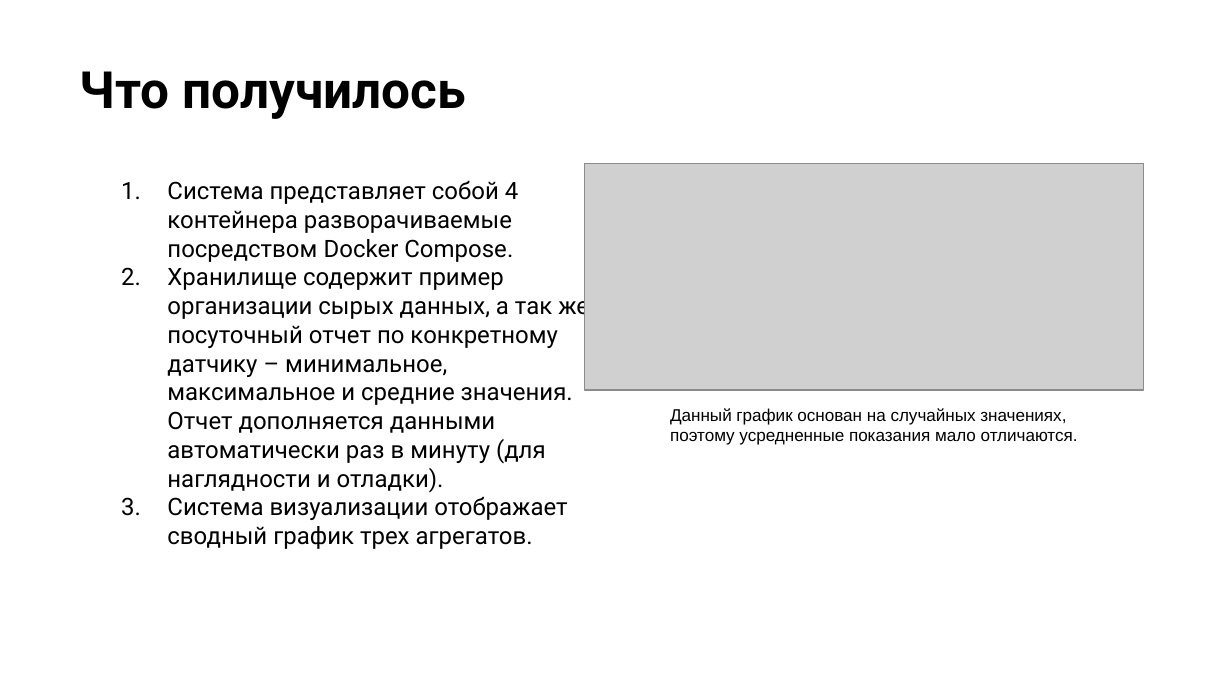
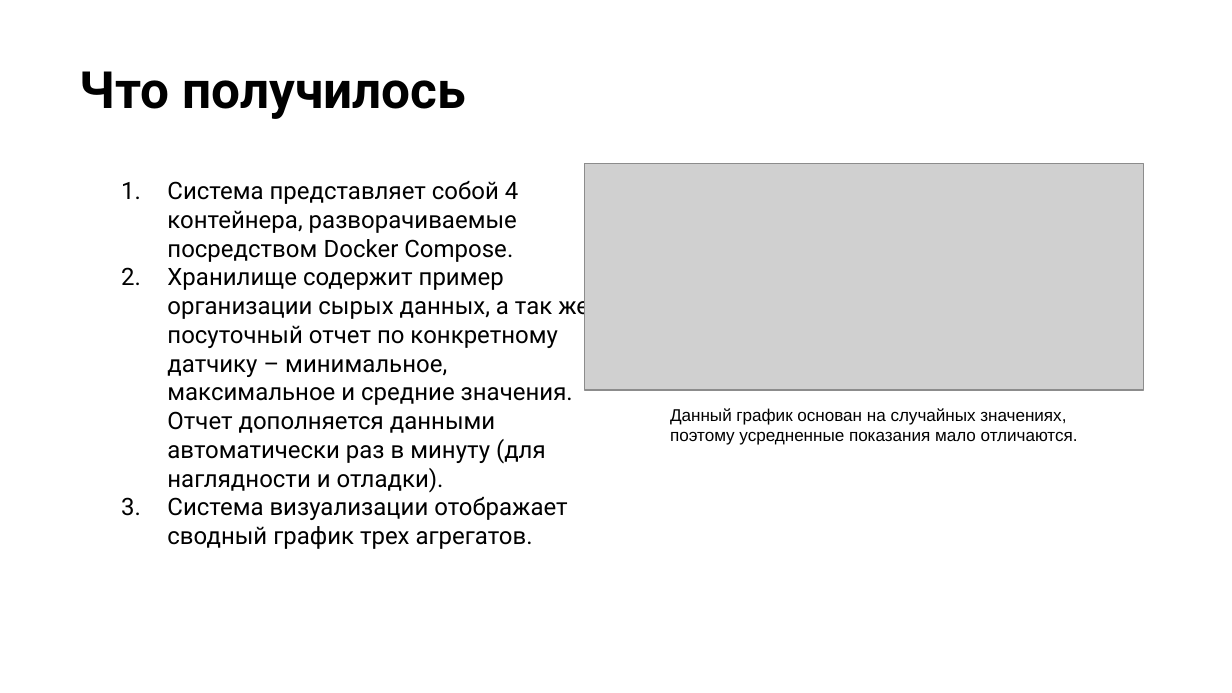
Before and after one commit to pssukhotyu/otus, a slide deck: slide 8 of project/Презентация.pptx. Drawn at 1232x693 pixels with LibreOffice and Linux fonts; fonts in the diff are those of the drawing; grey boxes stand for pictures; background and template pictures are left out. Boxes give left, top, right and bottom in pixels: in the first picture for what was removed or moved away, otherwise in the second. Text is boxed around its words. In the diff, an @@ line names an element or a change of style, - is before the commit and + after.

```diff
--- a/project/Презентация.pptx
+++ b/project/Презентация.pptx
@@ text at box(167, 180, 518, 262): text changed @@
-1. Система представляет собой 4 контейнера разворачиваемые посредством Docker Compose.
+1. Система представляет собой 4 контейнера, разворачиваемые посредством Docker Compose.
```
Also in this commit, not shown: 1 slide added, 8 slides removed, 3 other files.
